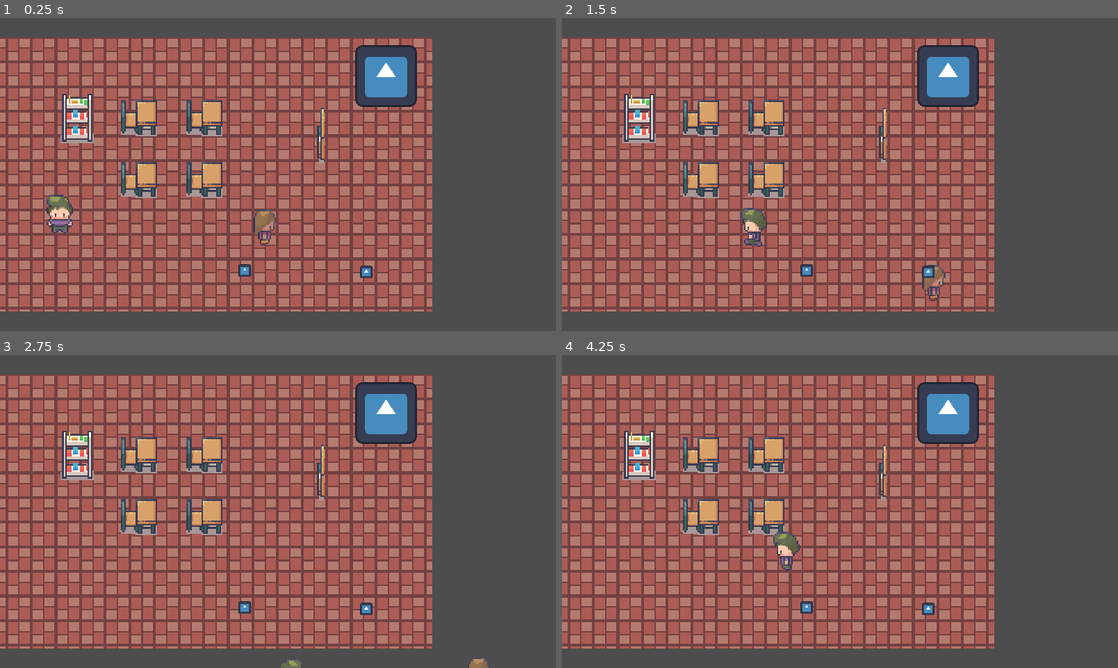
Above: before the commit, frames 1-4 (two rows, left to right).
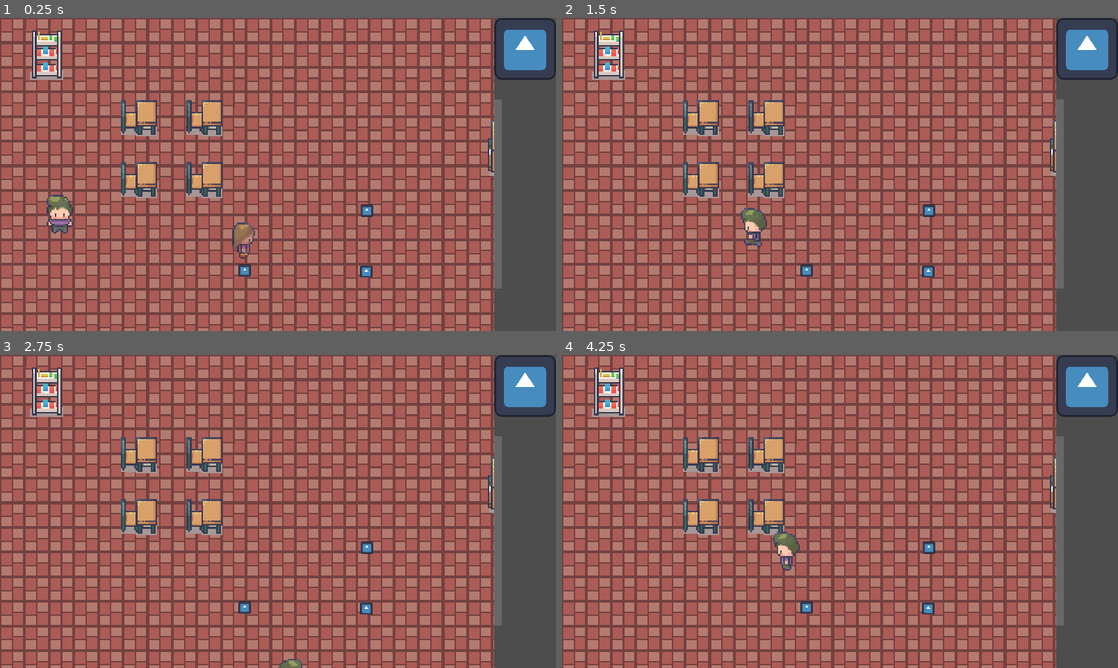
Above: after the commit, the same moments.

Repository: kutayzku/te-ipsum-invenire-game
Game: Godot game, scene res://v0.tscn
The game is run twice, just before and just after one commit, with the same random seed, the same clock (stepped at 60 frames per second) and the same inputs. The engine's default icon, where the game draws it, is replaced by a stand-in: a white triangle on a blue panel in a dark square.
Inputs:
- Up to frame 1 (0.25 s): no input
- Up to frame 2 (1.5 s): hold Right (ui_right) 0.53-1.28 s; hold Down (ui_down) from 1.28 s (still down)
- Up to frame 3 (2.75 s): release Down (ui_down) at 2.03 s; hold Right (ui_right) from 2.03 s (still down)
- Up to frame 4 (4.25 s): release Right (ui_right) at 2.78 s; hold Up (ui_up) 2.78-3.53 s; hold Left (ui_left) from 3.53 s (still down)

The runs differ from the first frame. In frame 1, 72% of the frame differs, in the area x 0-100%, y 0-100%; in frame 2, 72%; in frame 3, 72%; in frame 4, 72%.

Commit message:
koraydan sonra 1 2 düzenleme
:+1:

Diff:
--- a/v0.tscn
+++ b/v0.tscn
@@ -7,29 +7,26 @@
 [ext_resource type="PackedScene" uid="uid://b8gxc2ub2wge3" path="res://Interiors/Save Branch/sıra.tscn" id="4_jsttu"]
 [ext_resource type="PackedScene" uid="uid://c1q6uuo5ftouh" path="res://Characters/dnm NPC/npc_oc_hoca.tscn" id="6_7wdrr"]
 
-[sub_resource type="RectangleShape2D" id="RectangleShape2D_swb6b"]
-size = Vector2(60, 42)
+[sub_resource type="RectangleShape2D" id="RectangleShape2D_cxepv"]
+size = Vector2(16, 69)
+
+[sub_resource type="RectangleShape2D" id="RectangleShape2D_tu0lc"]
+size = Vector2(62, 45)
+
+[sub_resource type="SegmentShape2D" id="SegmentShape2D_wgsy5"]
+b = Vector2(0, 392)
 
 [node name="World" type="Node2D"]
 
 [node name="Floor" type="TextureRect" parent="."]
-offset_left = -88.0
-offset_top = 40.0
-offset_right = 896.0
-offset_bottom = 608.0
+offset_right = 1024.0
+offset_bottom = 648.0
 texture = ExtResource("1_44uky")
 stretch_mode = 1
 
 [node name="Icon" type="Sprite2D" parent="."]
-position = Vector2(800, 120)
+position = Vector2(1088, 64)
 texture = ExtResource("1_l2qk6")
-
-[node name="InteriorsFree32x32" type="Sprite2D" parent="."]
-position = Vector2(160, 208)
-scale = Vector2(1.64286, 1.64286)
-texture = ExtResource("4_dgq0s")
-region_enabled = true
-region_rect = Rect2(204, 594, 42, 62)
 
 [node name="dış duvar dnm" type="StaticBody2D" parent="."]
 position = Vector2(1446, 32)
@@ -49,6 +46,45 @@
 [node name="Sıra 4" parent="Sıra 1 and all/Sıra 2/Sıra 3" instance=ExtResource("4_jsttu")]
 position = Vector2(0, 128)
 
+[node name="tahta" type="StaticBody2D" parent="."]
+position = Vector2(1016, 288)
+
+[node name="tahta" type="Sprite2D" parent="tahta"]
+position = Vector2(0.999996, -22)
+scale = Vector2(1.7, 1.7)
+texture = ExtResource("4_dgq0s")
+region_enabled = true
+region_rect = Rect2(504, 1256, 8, 72)
+
+[node name="CollisionShape2D" type="CollisionShape2D" parent="tahta"]
+position = Vector2(2, -4.5)
+shape = SubResource("RectangleShape2D_cxepv")
+
+[node name="raf" type="StaticBody2D" parent="."]
+position = Vector2(95, 76)
+
+[node name="raf" type="Sprite2D" parent="raf"]
+position = Vector2(2, 1)
+scale = Vector2(1.64286, 1.64286)
+texture = ExtResource("4_dgq0s")
+region_enabled = true
+region_rect = Rect2(204, 594, 42, 62)
+
+[node name="CollisionShape2D" type="CollisionShape2D" parent="raf"]
+position = Vector2(2, 25.5)
+shape = SubResource("RectangleShape2D_tu0lc")
+
+[node name="wall" type="StaticBody2D" parent="."]
+position = Vector2(1024, 168)
+
+[node name="ColorRect" type="ColorRect" parent="wall"]
+offset_right = 16.0
+offset_bottom = 392.0
+color = Color(0.408329, 0.408329, 0.408329, 1)
+
+[node name="CollisionShape2D" type="CollisionShape2D" parent="wall"]
+shape = SubResource("SegmentShape2D_wgsy5")
+
 [node name="NPC OC HOCA" parent="." instance=ExtResource("6_7wdrr")]
 position = Vector2(504, 394)
 
@@ -60,24 +96,18 @@
 texture = ExtResource("1_l2qk6")
 
 [node name="Marker2D2" type="Marker2D" parent="." groups=["Oc hoca"]]
-position = Vector2(759, 526)
+position = Vector2(759, 525)
 
 [node name="Icon2" type="Sprite2D" parent="Marker2D2"]
 scale = Vector2(0.2, 0.2)
 texture = ExtResource("1_l2qk6")
 
-[node name="tahta" type="StaticBody2D" parent="."]
+[node name="Marker2D3" type="Marker2D" parent="." groups=["Oc hoca"]]
+position = Vector2(760, 399)
 
-[node name="tahta" type="Sprite2D" parent="tahta"]
-position = Vector2(664, 240)
-scale = Vector2(1.7, 1.7)
-texture = ExtResource("4_dgq0s")
-region_enabled = true
-region_rect = Rect2(504, 1256, 8, 72)
-
-[node name="CollisionShape2D" type="CollisionShape2D" parent="tahta"]
-position = Vector2(159, 234)
-shape = SubResource("RectangleShape2D_swb6b")
+[node name="Icon2" type="Sprite2D" parent="Marker2D3"]
+scale = Vector2(0.2, 0.2)
+texture = ExtResource("1_l2qk6")
 
 [node name="Player" parent="." instance=ExtResource("4_f6m1a")]
 position = Vector2(120, 392)
Not shown: 1 places in v0.tscn that only renumber resources
